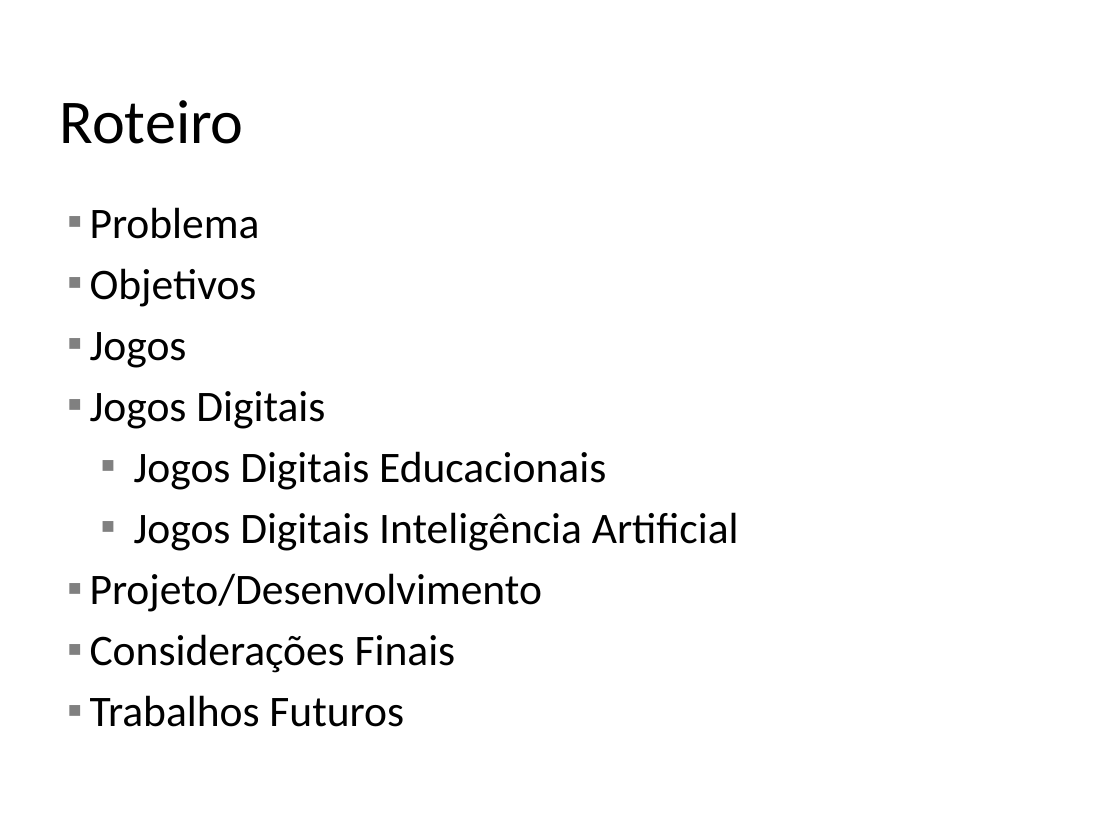
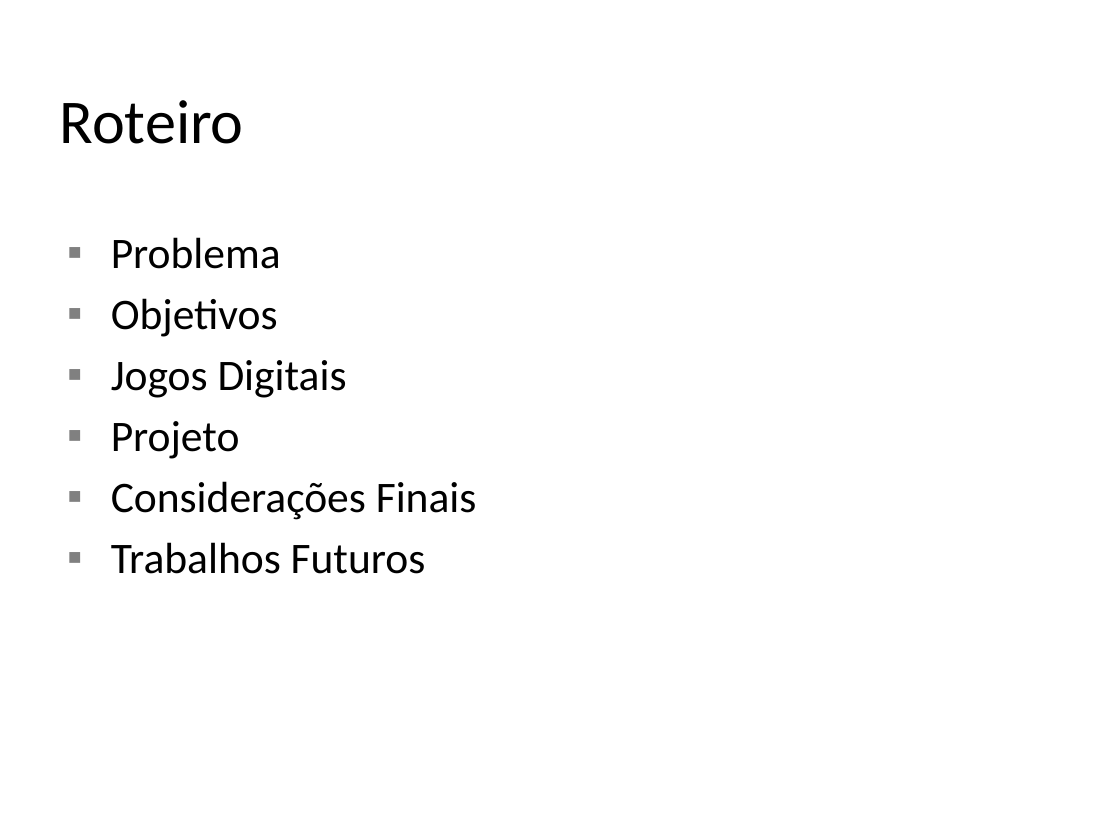
Before and after one commit to zehamarall/tcc, a slide deck: slide 2 of Doc/Apresentacao TCCII.pptx. Drawn at 1120x840 pixels with LibreOffice and Linux fonts; fonts in the diff are those of the drawing; background and template pictures are left out. Boxes give left, top, right and bottom in pixels: in the first picture for what was removed or moved away, otherwise in the second. Text is boxed around its words. In the diff, an @@ line names an element or a change of style, - is before the commit and + after.

```diff
--- a/Doc/Apresentacao TCCII.pptx
+++ b/Doc/Apresentacao TCCII.pptx
@@ text at (111,237,477,574): indent changed @@
@@ text at (90,332,187,368): paragraph removed @@
-▪ Jogos
@@ text at (111,421,240,459): text changed @@
-▪ Jogos Digitais Educacionais
-▪ Jogos Digitais Inteligência Artificial
-▪ Projeto/Desenvolvimento
+▪ Projeto
```
Also in this commit, not shown: 10 other slides changed, 12 slides added, 10 slides removed, 1 other file.
